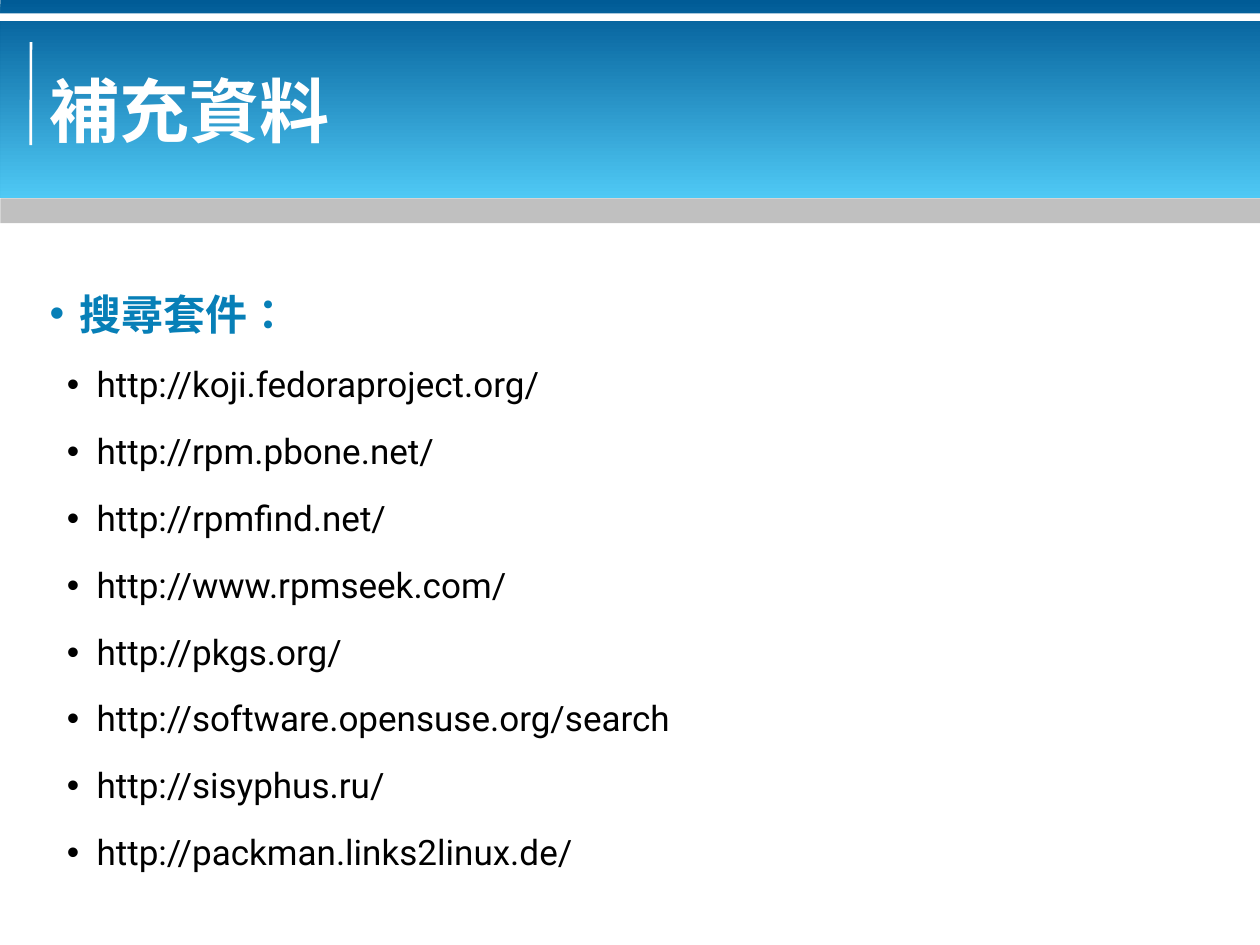
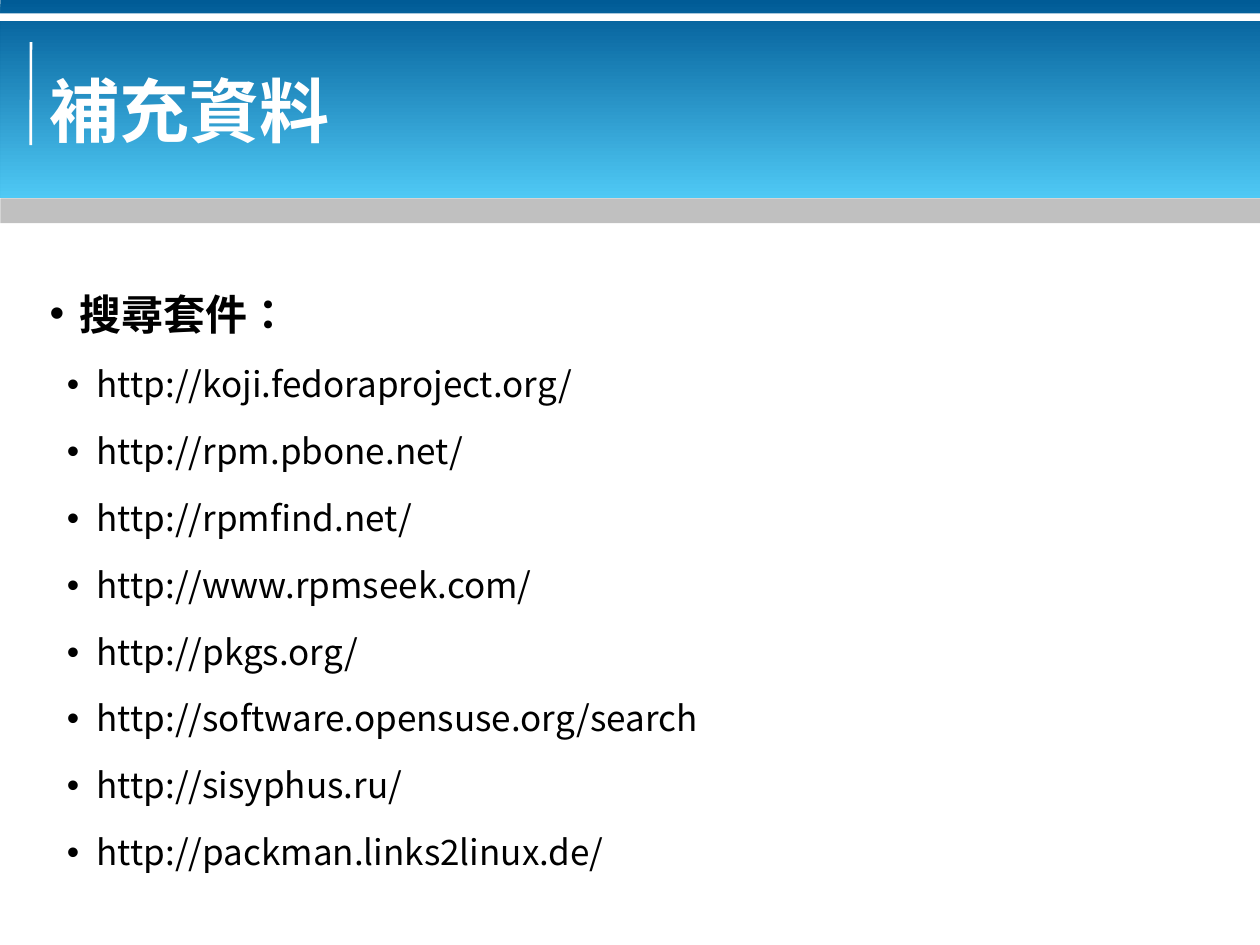
Before and after one commit to bluebat/.presentations, a slide deck: slide 19 of rpm-packaging.odp. Drawn at 1260x945 pixels with LibreOffice and Linux fonts; fonts in the diff are those of the drawing; background and template pictures are left out. Boxes give left, top, right and bottom in pixels: in the first picture for what was removed or moved away, otherwise in the second. Text is boxed around its words. In the diff, an @@ line names an element or a change of style, - is before the commit and + after.

```diff
--- a/rpm-packaging.odp
+++ b/rpm-packaging.odp
@@ text "搜尋套件：" at (x1=79, y1=294, x2=698, y2=873): font Roboto to Noto Sans CJK SC; text colour #077FB7 to #000000 in "搜尋套件：" @@
```
Also in this commit, not shown: 44 other slides changed, 1 other file.
